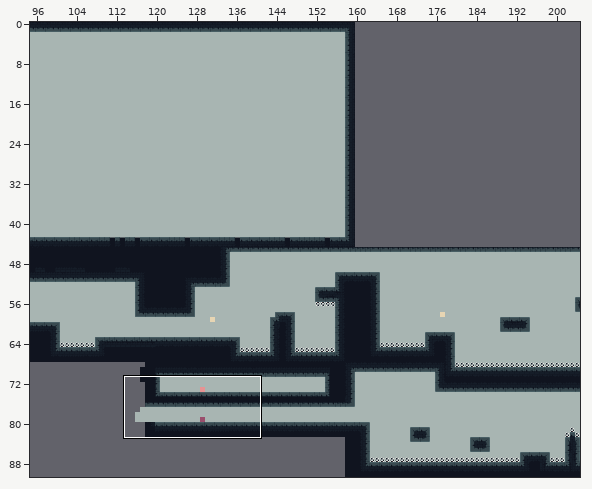
Level history. Tiled map: assets/newLevels.tmx. Above: a wide view before the commit, with the close-up outlined.
Close-up. Before the edit:
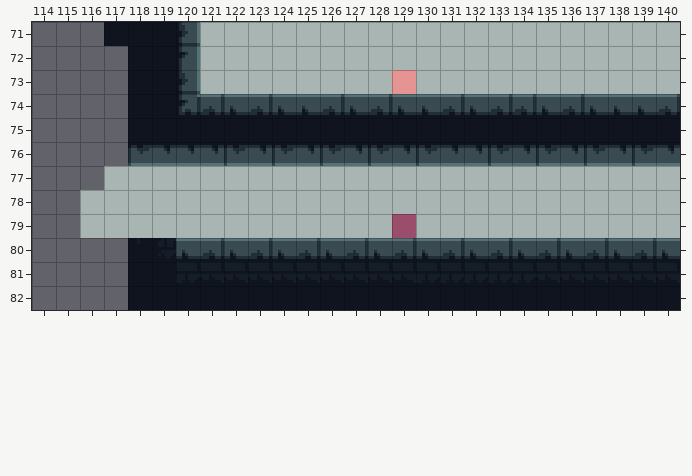
Cells are 8x8 px. Shown: x 114..140, y 71..82. The commit also changed other parts of the map, which this record leaves out.
And afterwards:
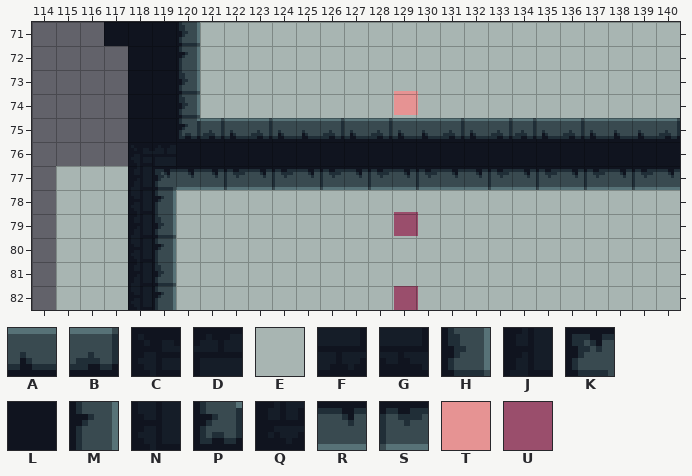
Key: from "tileset": A 2, B 3, C 6, D 7, E 12, F 34, G 35, H 37, J 38, K 39, L 66, M 69, N 70, P 71, Q 102, R 161, S 162, T 197, U 229.
_ is an empty cell.
Objects are placed by their top-left corner, in cells (3,4 is the top-left corner of cell 3,4); size is 1x1 cell unless given.
Tiles replaced or removed in this view: A, B, E, F, G, L, P, Q, R, S.
Difference:
Changed rows in their new state; . is an unchanged cell.
Layer "bg":
first column x 115:
74 ..............E
77 EE.............
78 E..............
79 E..............
80 EEE..EE........
81 EEE..EE.......E
82 EEE..EE.......E
Layer "ground":
first column x 118:
74 ..HEEEEEEEE_EEEEEEEEEEE
75 ..PBABAABABAABABBABAAAB
76 CDLLLLLLLLLLLLLLLLLLLLL
77 JKRRSRSRSRSRSRRSRSRSRSR
78 NM.........E...........
79 JH.....................
80 .M__EEEEEEE_EEEEEEEEEEE
81 .H__EEEEEEE_EEEEEEEEEEE
82 .M__EEEEEEE_EEEEEEEEEEE
Layer "interactables":
changed: T at 129,73 -> T at 129.1,73.9
added: U at 129.1,82
Where, in picture pixels (left, top, right, bottom), the same in both close-ups:
changed: (56, 70, 680, 310)
